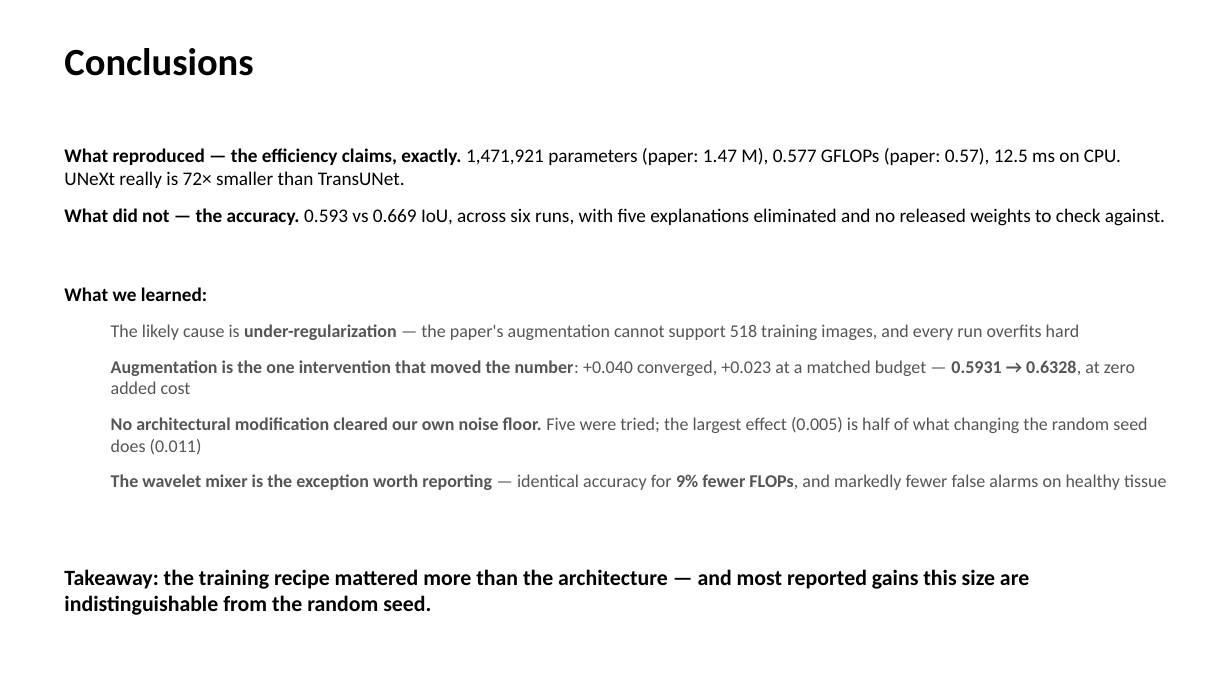
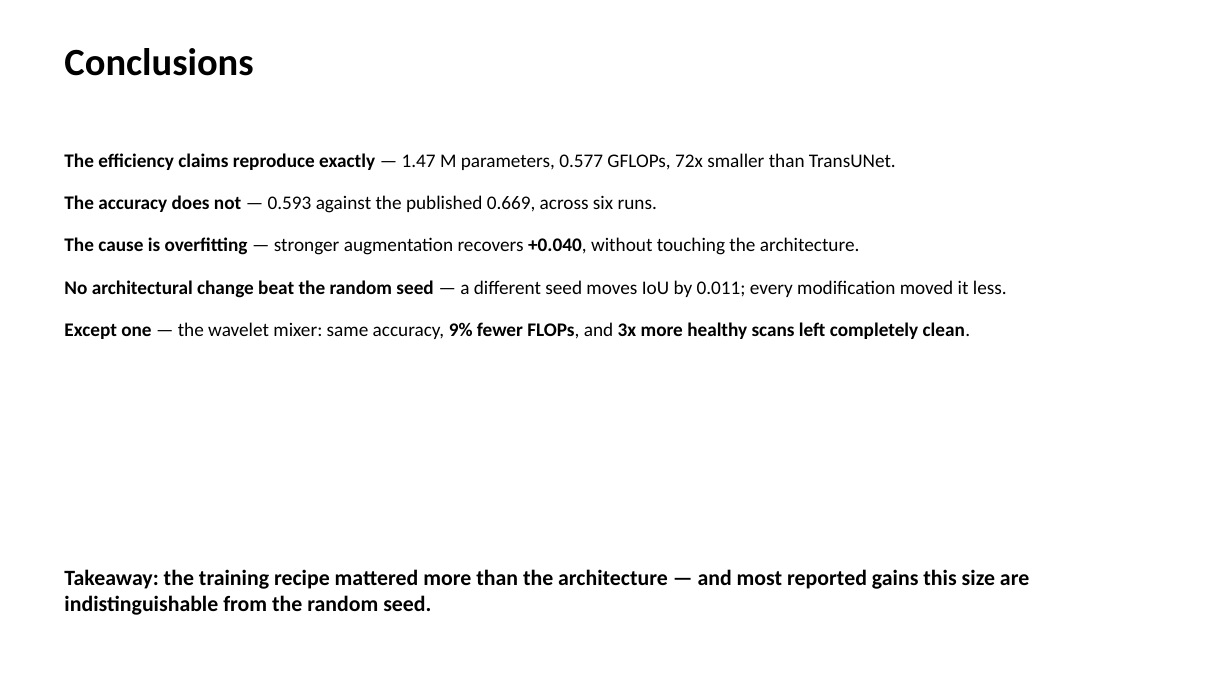
Before and after one commit to DavidShenzi/unext-project, a slide deck: slide 15 of UNeXt_presentation.pptx (slide 14 before the commit). Drawn at 1232x693 pixels with LibreOffice and Linux fonts; fonts in the diff are those of the drawing. Boxes give left, top, right and bottom in pixels: in the first picture for what was removed or moved away, otherwise in the second. Text is boxed around its words. In the diff, an @@ line names an element or a change of style, - is before the commit and + after.

```diff
--- a/UNeXt_presentation.pptx
+++ b/UNeXt_presentation.pptx
@@ text at box(64, 153, 1007, 339): text changed; size 14 to 15 pt; text colour #555555 to #000000 @@
-What reproduced — the efficiency claims, exactly. 1,471,921 parameters (paper: 1.47 M), 0.577 GFLOPs (paper: 0.57), 12.5 ms on CPU. UNeXt really is 72× smaller than TransUNet.
-What did not — the accuracy. 0.593 vs 0.669 IoU, across six runs, with five explanations eliminated and no released weights to check against.
-What we learned:
-  The likely cause is under-regularization — the paper's augmentation cannot support 518 training images, and every run overfits hard
-  Augmentation is the one intervention that moved the number: +0.040 converged, +0.023 at a matched budget — 0.5931 → 0.6328, at zero added cost
-  No architectural modification cleared our own noise floor. Five were tried; the largest effect (0.005) is half of what changing the random seed does (0.011)
-  The wavelet mixer is the exception worth reporting — identical accuracy for 9% fewer FLOPs, and markedly fewer false alarms on healthy tissue
+The efficiency claims reproduce exactly — 1.47 M parameters, 0.577 GFLOPs, 72x smaller than TransUNet.
+The accuracy does not — 0.593 against the published 0.669, across six runs.
+The cause is overfitting — stronger augmentation recovers +0.040, without touching the architecture.
+No architectural change beat the random seed — a different seed moves IoU by 0.011; every modification moved it less.
+Except one — the wavelet mixer: same accuracy, 9% fewer FLOPs, and 3x more healthy scans left completely clean.
```
Also in this commit, not shown: 5 other slides changed, 2 slides added, 1 slide removed, 3 other files.
